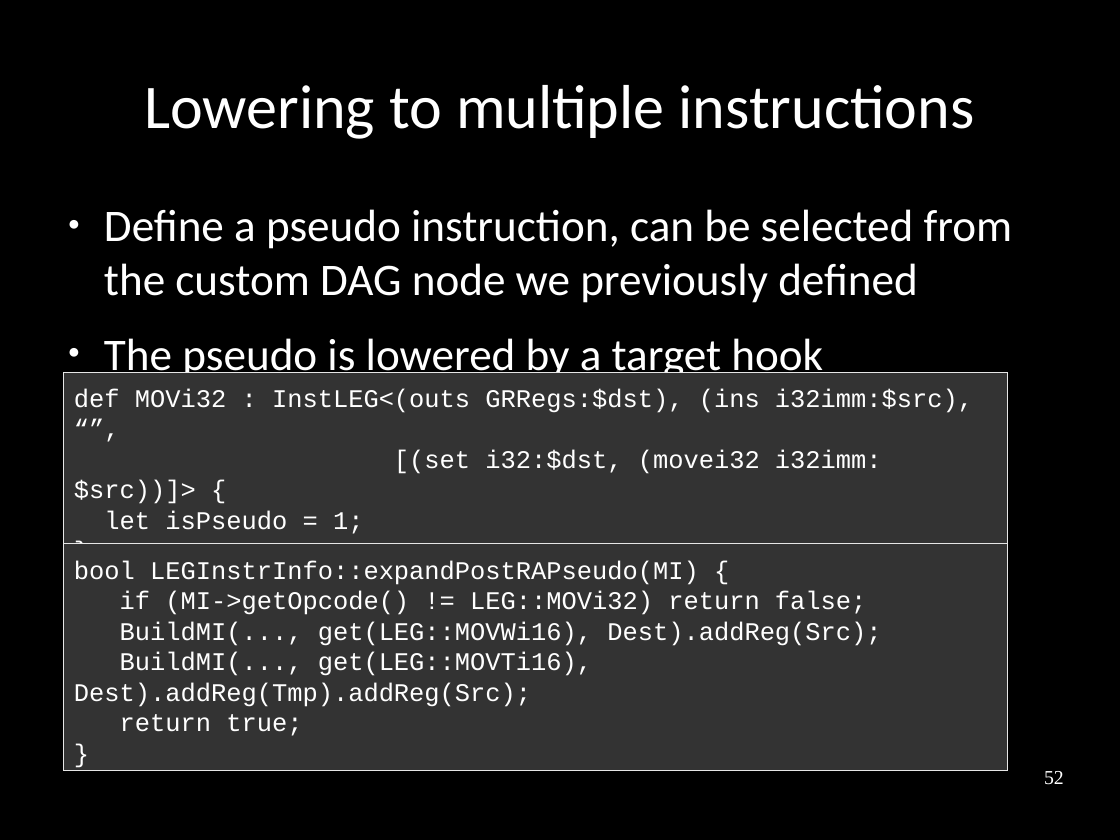
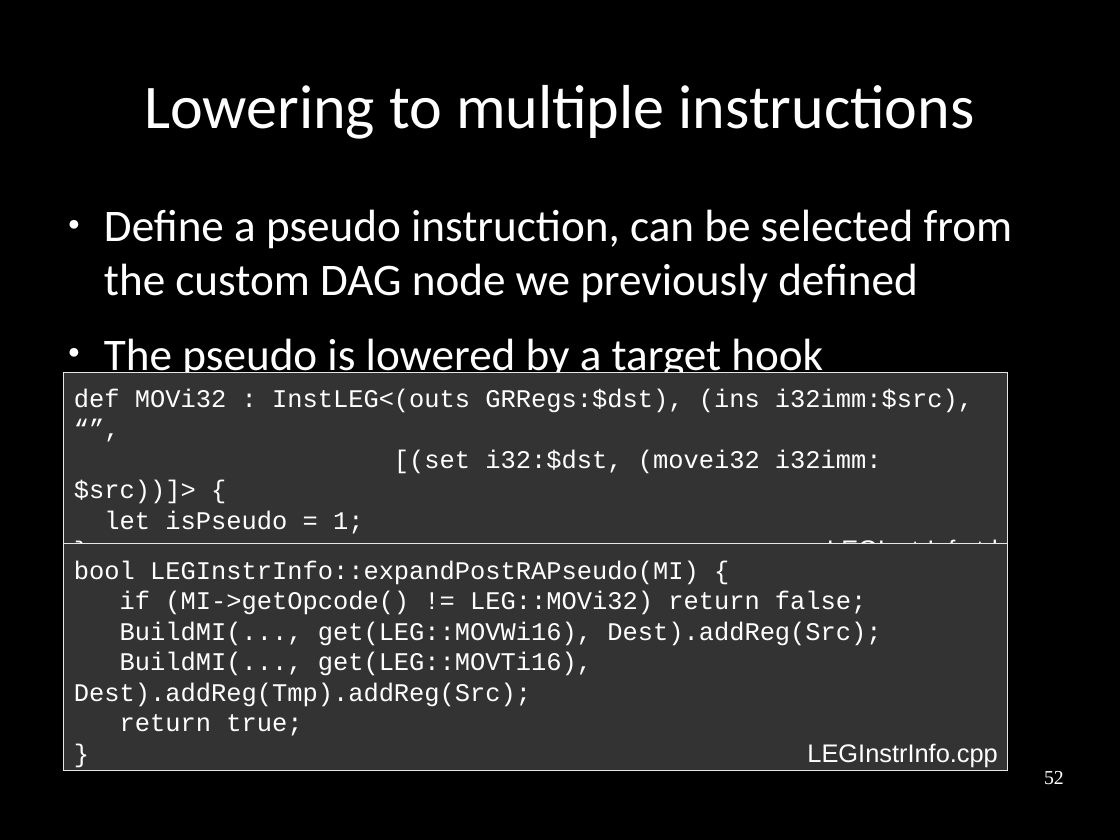
Before and after one commit to frasercrmck/llvm-leg, a slide deck: slide 52 of docs/Codeplay/Slides.odp. Drawn at 1120x840 pixels with LibreOffice and Linux fonts; fonts in the diff are those of the drawing. Boxes give left, top, right and bottom in pixels: in the first picture for what was removed or moved away, otherwise in the second. Text is boxed around its words. In the diff, an @@ line names an element or a change of style, - is before the commit and + after.

```diff
--- a/docs/Codeplay/Slides.odp
+++ b/docs/Codeplay/Slides.odp
@@ text added at [827,539,998,544], 18 pt, text #FFFFFF @@
+LEGInstrInfo.td
@@ text added at [807,743,997,767], 18 pt, text #FFFFFF @@
+LEGInstrInfo.cpp
```
Also in this commit, not shown: 23 other slides changed.
